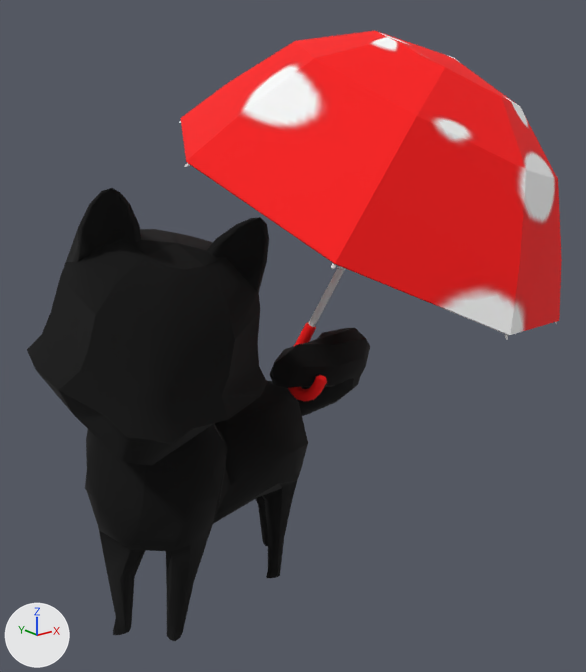
Before and after pictures for a commit that changed the OBJ model ChiBaApp/app/src/main/assets/models/umbrella/umbrella_Frame17.obj.
Rendered twice from a 50 mm lens placed at (-7.47, -11.65, 9.52), pointed at (1.1, -0.94, 5.24). The axes (+X, +Y, +Z) are drawn at lower left. The lights are the same throughout. Where no turn or scale is listed for an object, it has been applied to the vertices.

In view in the first picture: 'umbrella_Frame17'.
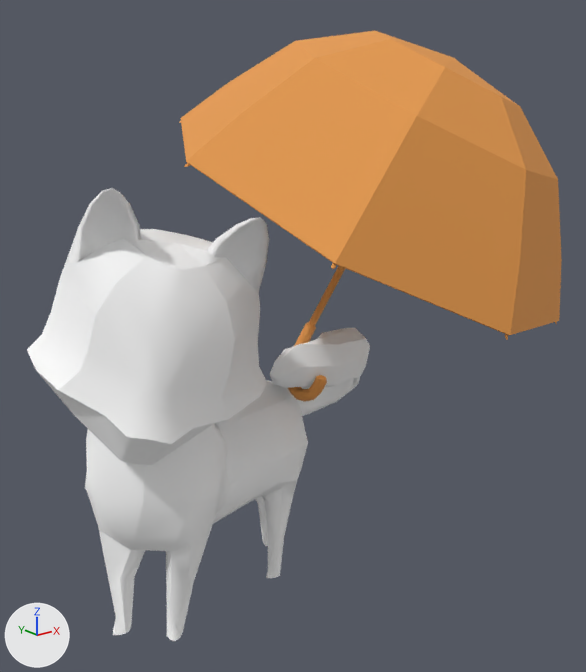
The change in detail:
Picture 'chiba.jpg' (img_chiba_jpg) is new.
Material 'newRigging:lambert2SG' (mat_newrigging_lambert2sg) changes colour from black #000000 to white #ffffff; in linear values from (0.0, 0.0, 0.0) to (1.0, 1.0, 1.0).
Material 'Regenschirm:phong3SG' (mat_regenschirm_phong3sg) changes its picture from img_chibaalltextures_jpg to img_chiba_jpg.

Pixel boxes (x1, y1, x2, y2) of what changed, in the pictures (586 x 672 px):
'umbrella_Frame17', recoloured, surface changed: (27, 31, 562, 641) in both
